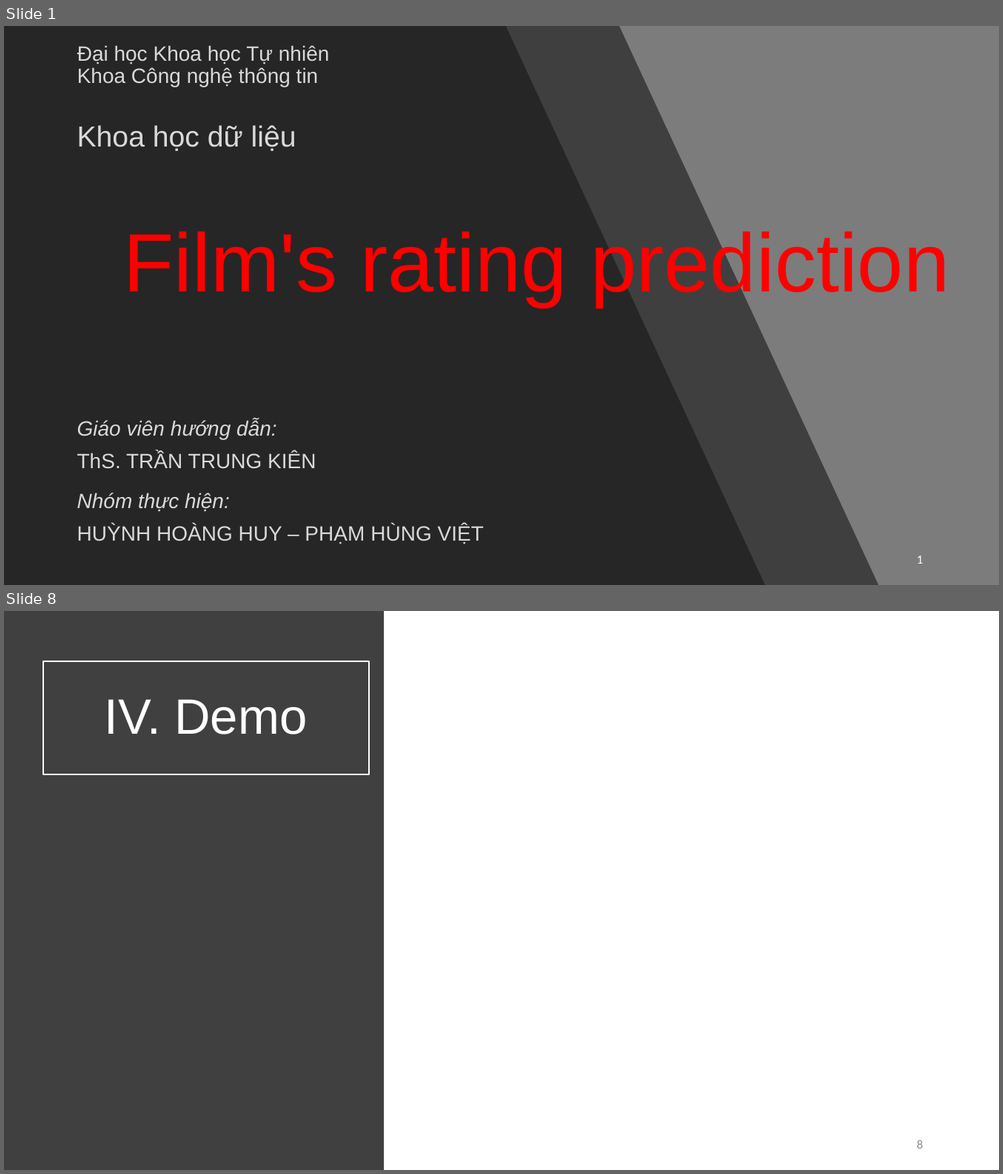
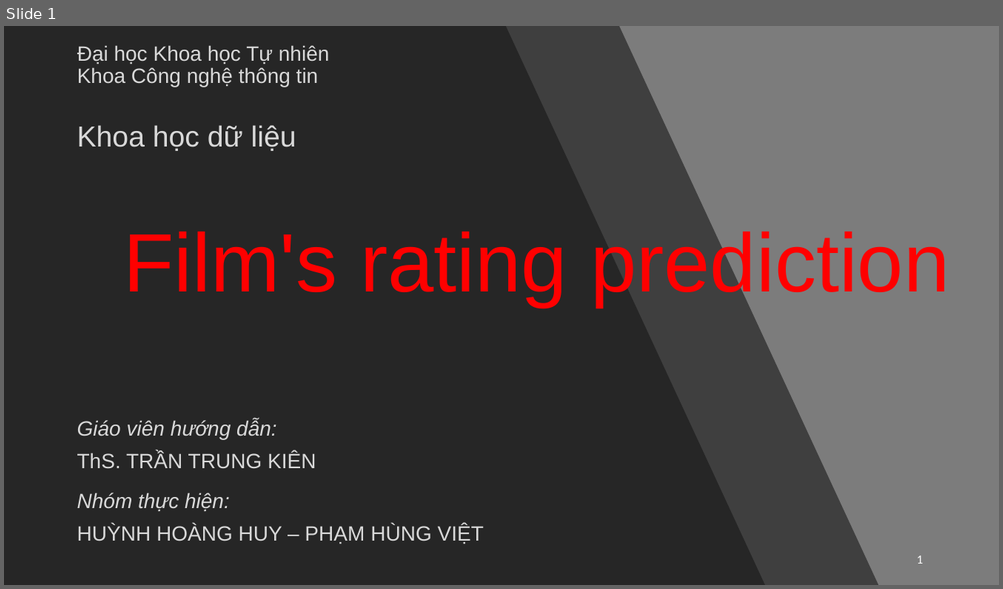
Before and after one commit to vietph34/DS_Final_project, a slide deck: doc/report.pptx. Shown one above the other, each under a label of ours: slides 1 and 8 before the commit, slide 1 after it; the slides between them are not shown. The pictures are 1003x1174 and 1003x589 pixels, drawn with LibreOffice and Linux fonts; fonts in the diff are those of the drawing. Boxes give left, top, right and bottom in pixels: in the first picture for what was removed or moved away, otherwise in the second. Text is boxed around its words. In the diff, an @@ line names an element or a change of style, - is before the commit and + after.

```diff
--- a/doc/report.pptx
+++ b/doc/report.pptx
@@ slide 8 removed at [4, 611, 999, 1170], background #FFFFFF @@
@@ rectangle removed at [4, 611, 384, 1170] @@
@@ title removed at [43, 661, 369, 775] @@
-IV. Demo
@@ page number removed at [916, 1140, 922, 1149] @@
-8
```
Also in this commit, not shown: 8 slides changed, 2 slides added.
